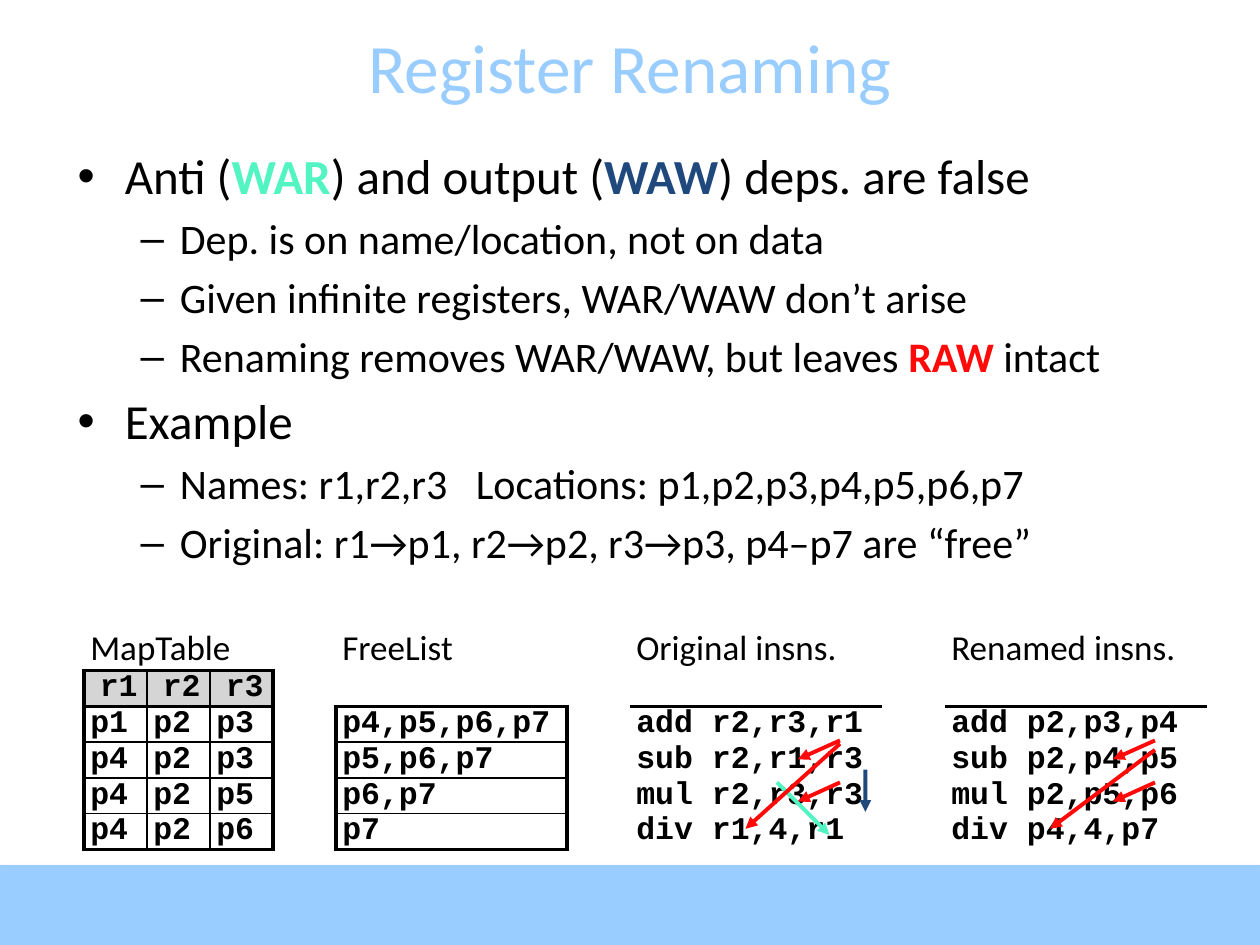
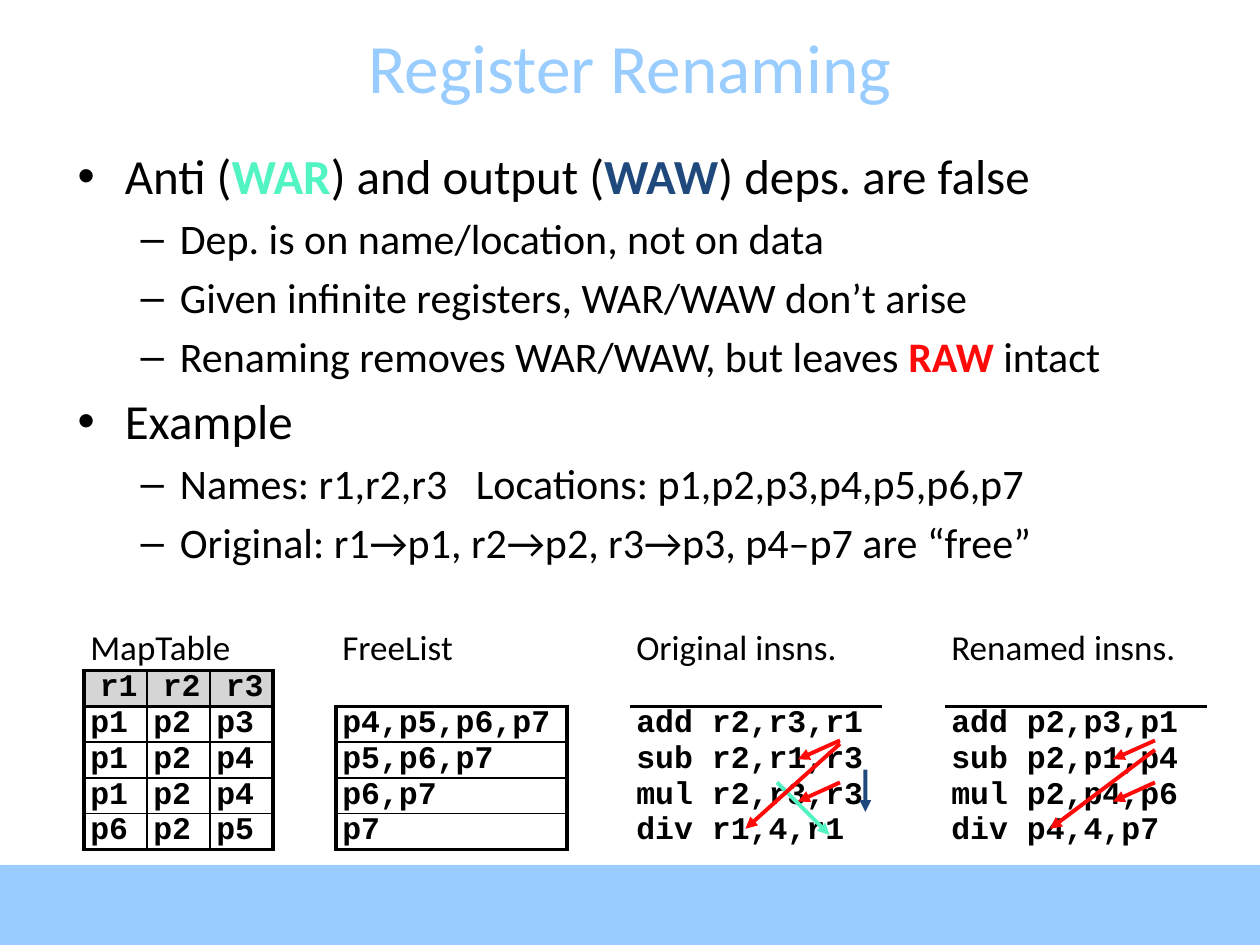
Before and after one commit to aakshintala/aakshintala.github.io, a slide deck: slide 23 of slides/L8-ooo-and-rename.pptx. Drawn at 1260x945 pixels with LibreOffice and Linux fonts; fonts in the diff are those of the drawing. Boxes give left, top, right and bottom in pixels: in the first picture for what was removed or moved away, otherwise in the second. Text is boxed around its words. In the diff, an @@ line names an element or a change of style, - is before the commit and + after.

Commit message:
Added new slides for Feb 25

```diff
--- a/slides/L8-ooo-and-rename.pptx
+++ b/slides/L8-ooo-and-rename.pptx
@@ table at box(84, 627, 1207, 859) @@
-row 3, column 9: add p2,p3,p4
+row 3, column 9: add p2,p3,p1
-row 4: p4 | p2 | p3 |  | p5,p6,p7 |  | sub r2,r1,r3 |  | sub p2,p4,p5
+row 4: p1 | p2 | p4 |  | p5,p6,p7 |  | sub r2,r1,r3 |  | sub p2,p1,p4
-row 5: p4 | p2 | p5 |  | p6,p7 |  | mul r2,r3,r3 |  | mul p2,p5,p6
+row 5: p1 | p2 | p4 |  | p6,p7 |  | mul r2,r3,r3 |  | mul p2,p4,p6
-row 6, column 1: p4
+row 6, column 1: p6
-row 6, column 3: p6
+row 6, column 3: p5
```
Also in this commit, not shown: 8 other slides changed, 3 other files.
